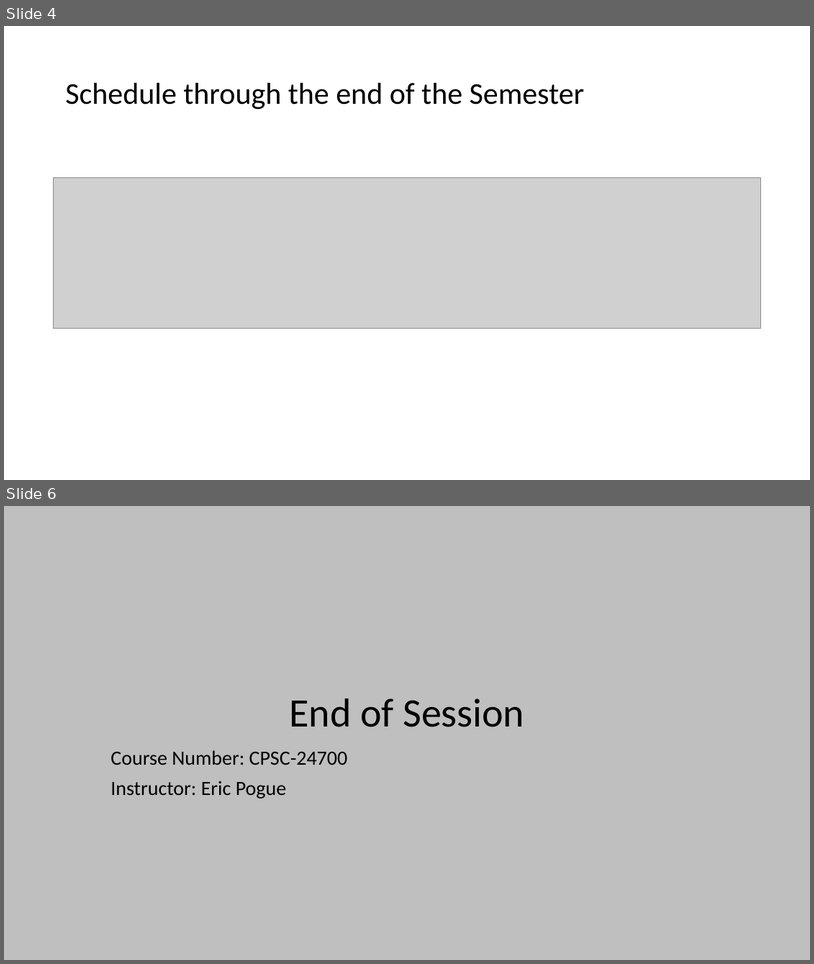
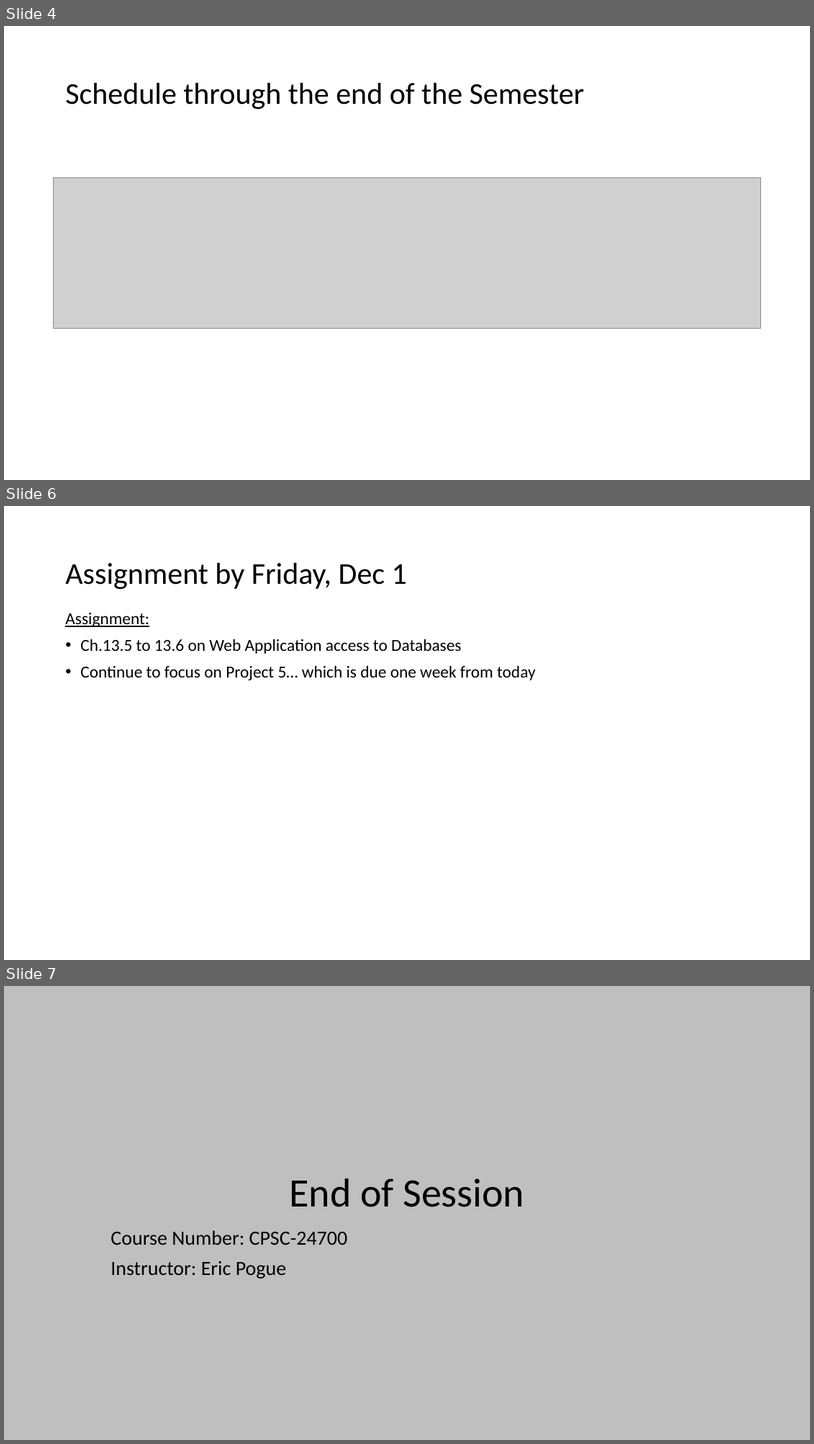
Before and after one commit to EricJPogue/www-epogue-info, a slide deck: CPSC-24700/Presentations/session-37.pptx. Shown one above the other, each under a label of ours: slides 4 and 6 before the commit, slides 4, 6 and 7 after it; the slides between them are not shown. The pictures are 814x964 and 814x1444 pixels, drawn with LibreOffice and Linux fonts; fonts in the diff are those of the drawing; grey boxes stand for pictures. Boxes give left, top, right and bottom in pixels: in the first picture for what was removed or moved away, otherwise in the second. Text is boxed around its words. In the diff, an @@ line names an element or a change of style, - is before the commit and + after.

```diff
--- a/CPSC-24700/Presentations/session-37.pptx
+++ b/CPSC-24700/Presentations/session-37.pptx
@@ slide 6 added at bbox=[4, 506, 810, 960], background #FFFFFF @@
@@ title added at bbox=[65, 563, 407, 590], 36 pt, text #000000 @@
+Assignment by Friday, Dec 1
@@ text added at bbox=[65, 613, 536, 680], 20 pt, text #000000 @@
+Assignment:
+• Ch.13.5 to 13.6 on Web Application access to Databases
+• Continue to focus on Project 5… which is due one week from today
@@ what was slide 6 is now slide 7 @@
```
Also in this commit, not shown: 1 slide changed, 1 other slide added, 1 slide removed, 1 other file.
